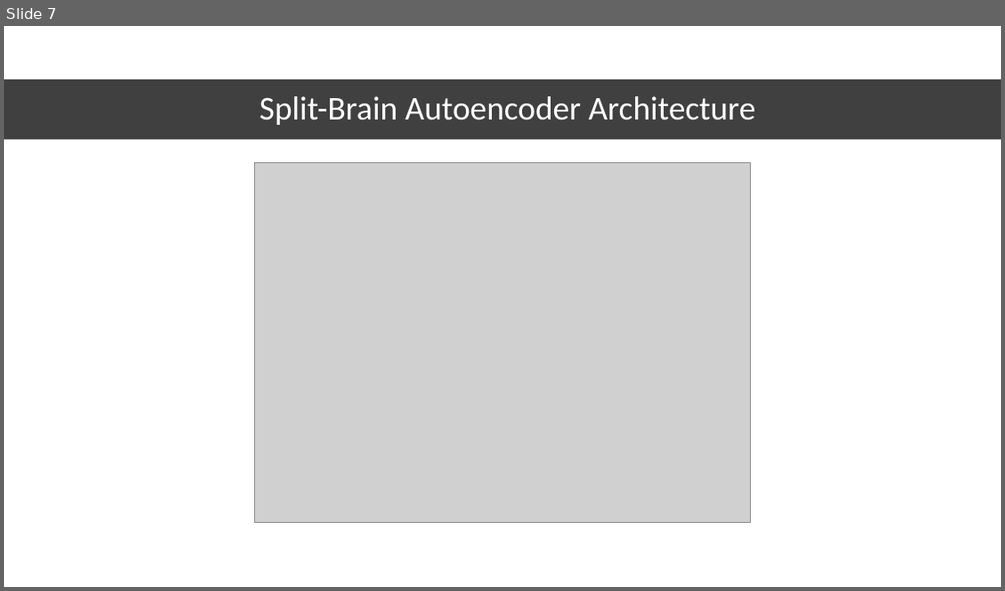
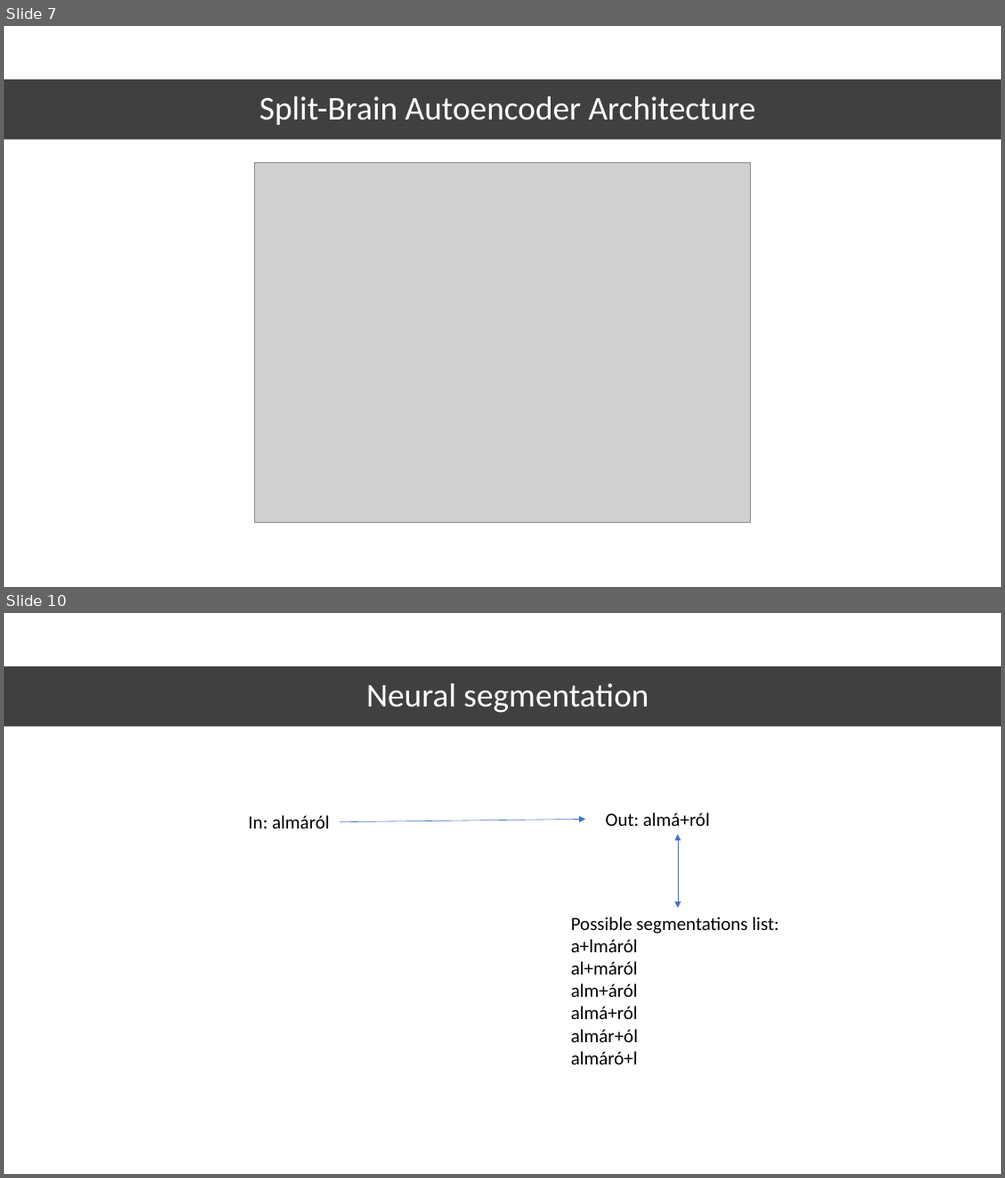
Before and after one commit to evelkey/vahun, a slide deck: Documentation/Autoencoderes kísérletek magyar nyelven.pptx. Shown one above the other, each under a label of ours: slide 7 before the commit, slides 7 and 10 after it; the slides between them are not shown. The pictures are 1005x591 and 1005x1178 pixels, drawn with LibreOffice and Linux fonts; fonts in the diff are those of the drawing; grey boxes stand for pictures. Boxes give left, top, right and bottom in pixels: in the first picture for what was removed or moved away, otherwise in the second. Text is boxed around its words. In the diff, an @@ line names an element or a change of style, - is before the commit and + after.

```diff
--- a/Documentation/Autoencoderes kísérletek magyar nyelven.pptx
+++ b/Documentation/Autoencoderes kísérletek magyar nyelven.pptx
@@ slide 10 added at bbox=[4, 613, 1001, 1174], background #FFFFFF @@
@@ rectangle added at bbox=[4, 666, 1001, 727], fill #000000 at 75% opacity @@
@@ title added at bbox=[366, 683, 648, 713], 32 pt, text #FFFFFF @@
+Neural segmentation
@@ text added at bbox=[248, 815, 330, 828], 18 pt, text #000000 @@
+In: almáról
@@ arrow added from (340, 821) to (586, 819), #4472C4 0.5 pt @@
@@ text added at bbox=[606, 812, 710, 826], 18 pt, text #000000 @@
+Out: almá+ról
@@ double arrow added from (678, 835) to (678, 908), #4472C4 0.5 pt @@
@@ text added at bbox=[571, 916, 778, 1064], 18 pt, text #000000 @@
+Possible segmentations list:
+a+lmáról
+al+máról
+alm+áról
+almá+ról
+almár+ól
+almáró+l
```
Also in this commit, not shown: 6 slides changed, 1 other slide added, 4 slides removed, 1 other file.
